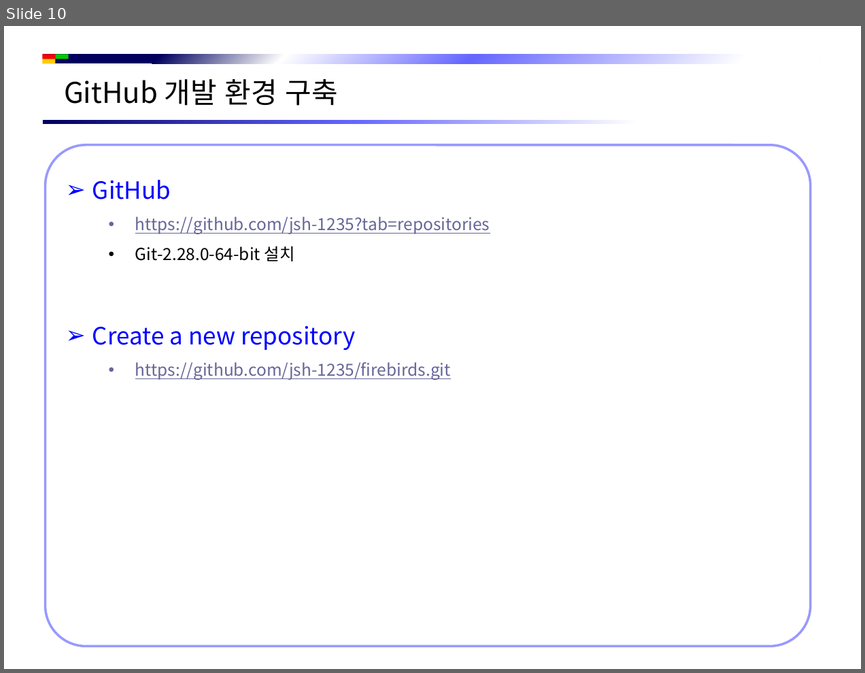
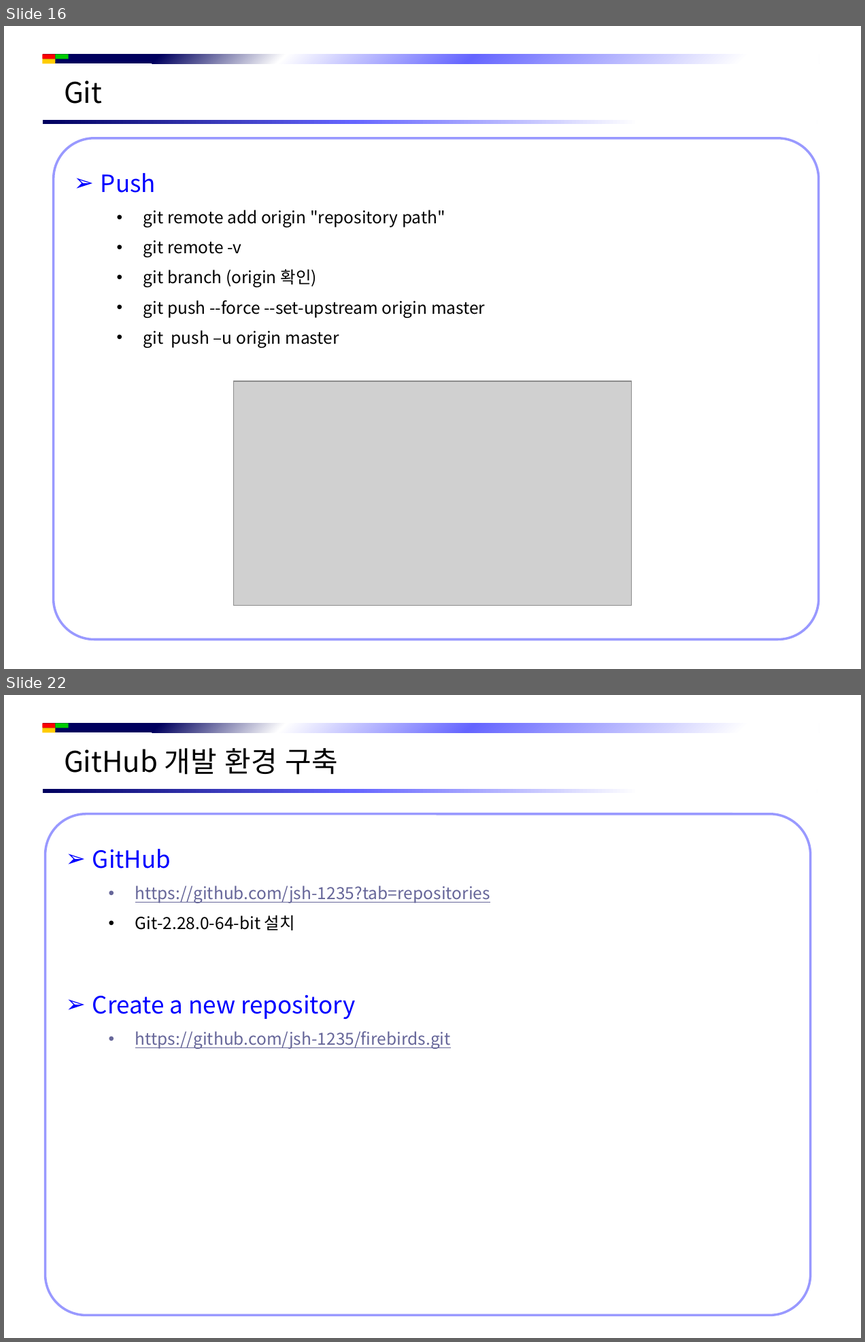
Before and after one commit to jsh-1235/Document, a slide deck: Git/Git 시작하기.pptx. Shown one above the other, each under a label of ours: slide 10 before the commit, slides 16 and 22 after it; the slides between them are not shown. The pictures are 865x673 and 865x1342 pixels, drawn with LibreOffice and Linux fonts; fonts in the diff are those of the drawing; grey boxes stand for pictures; background and template pictures are left out. Boxes give left, top, right and bottom in pixels: in the first picture for what was removed or moved away, otherwise in the second. Text is boxed around its words. In the diff, an @@ line names an element or a change of style, - is before the commit and + after.

```diff
--- a/Git/Git 시작하기.pptx
+++ b/Git/Git 시작하기.pptx
@@ slide 16 added at bbox=[4, 26, 861, 669], background #FFFFFF; not listed: 5 template elements that a slide beside it also shows @@
@@ text added at bbox=[64, 80, 102, 104], 24 pt, text #000000 @@
+Git
@@ rounded rectangle added at bbox=[54, 138, 819, 639], fill #FFFFFF, outline #9999FF 2 pt, 14 pt, text #000000 @@
+➢ Push
+  • git remote add origin "repository path"
+  • git remote -v
+  • git branch (origin 확인)
+  • git push --force --set-upstream origin master
+  • git push –u origin master
@@ picture added at bbox=[234, 381, 632, 604] @@
@@ what was slide 10 is now slide 22 @@
```
Also in this commit, not shown: 8 slides changed, 11 other slides added, 1 slide removed.
